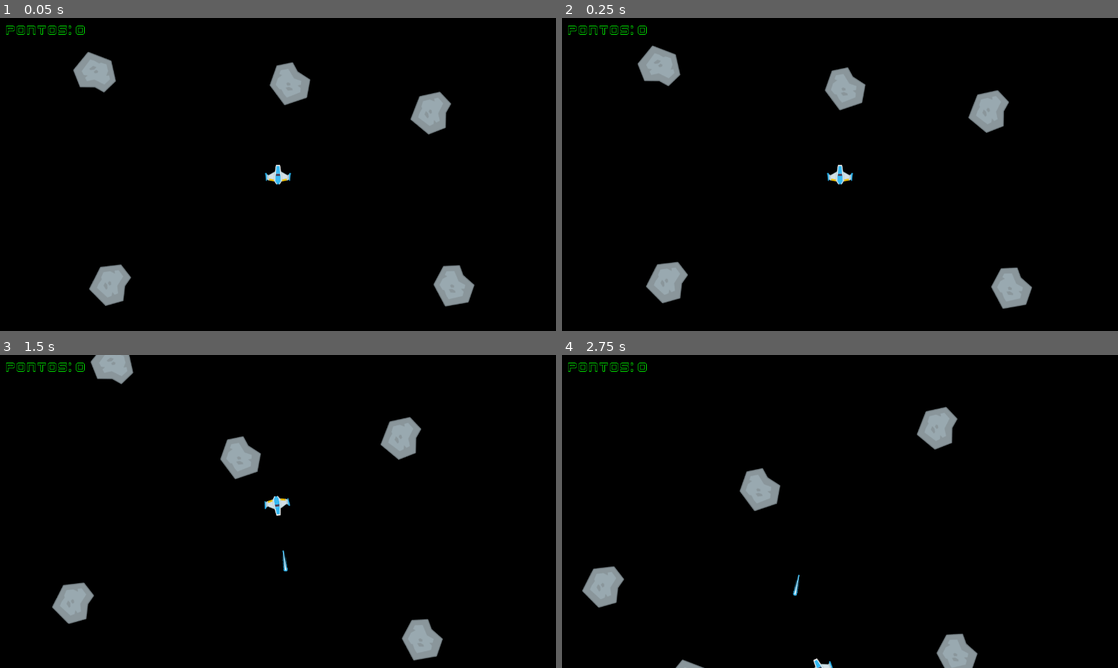
Above: before the commit, frames 1-4 (two rows, left to right).
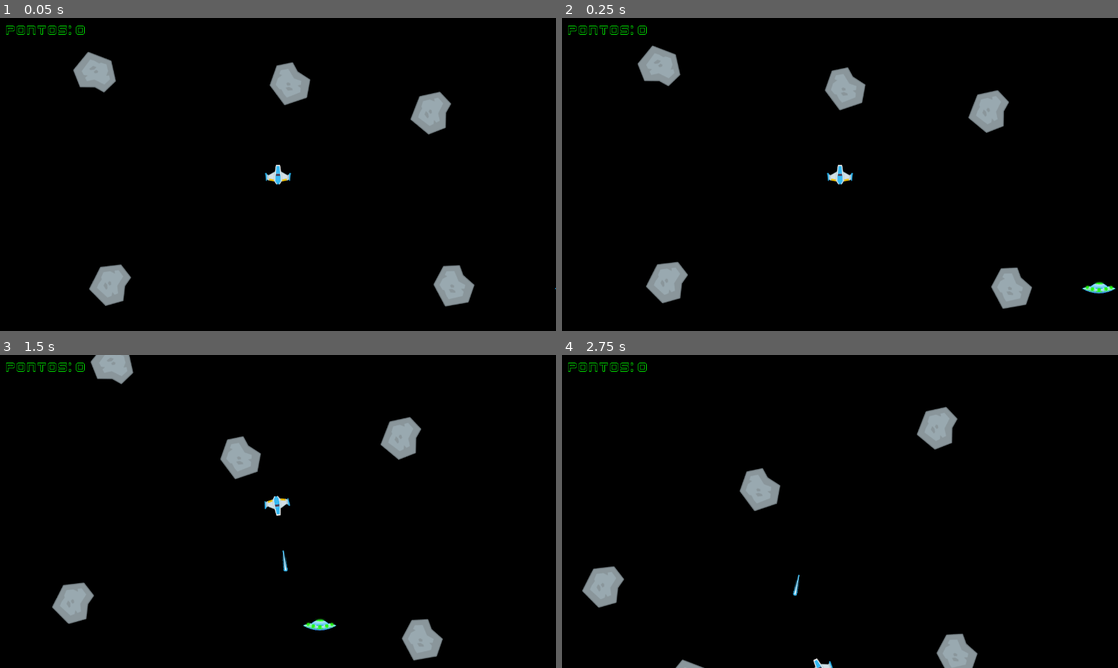
Above: after the commit, the same moments.

Repository: VinnyPC/Godot-uninove
Game: Godot game, scene res://cenas/Game.tscn
Two runs of this game, one before a commit and one after it. Both use one fixed random seed, a clock stepped at 60 frames per second and the inputs below.
Inputs:
- Up to frame 1 (0.05 s): no input
- Up to frame 2 (0.25 s): no input
- Up to frame 3 (1.5 s): hold D (girar_direita) 0.53-1.28 s; tap Space (atirar) at 0.6, 1.35 s; hold S (mover_tras) from 1.28 s (still down)
- Up to frame 4 (2.75 s): release S (mover_tras) at 2.03 s; hold D (girar_direita) from 2.03 s (still down); tap Space (atirar) at 2.1 s

The runs differ from the first frame. In frame 1, less than 0.1% of the frame differs, in the area x 99-100%, y 86-87%; in frame 2, 0.1%, in the area x 93-100%, y 84-88%; in frame 3, 0.1%; in frame 4, nothing differs.

Commit message:
criação de um ufo que passa pela tela em um tempo aleatorio

Diff:
--- a/cenas/Laser.tscn
+++ b/cenas/Laser.tscn
@@ -10,7 +10,7 @@
 [node name="Laser" type="Area2D"]
 position = Vector2( 0, -1 )
 collision_layer = 8
-collision_mask = 5
+collision_mask = 21
 script = ExtResource( 1 )
 
 [node name="VisibilityNotifier2D" type="VisibilityNotifier2D" parent="."]
--- /dev/null
+++ b/cenas/UFO.tscn
@@ -0,0 +1,23 @@
+[gd_scene load_steps=4 format=2]
+
+[ext_resource path="res://assets/PNG/Enemies/ufo.png" type="Texture" id=1]
+[ext_resource path="res://scripts/UFO.gd" type="Script" id=2]
+
+[sub_resource type="RectangleShape2D" id=1]
+extents = Vector2( 39, 13.5 )
+
+[node name="UFO" type="Area2D"]
+collision_layer = 16
+collision_mask = 9
+script = ExtResource( 2 )
+
+[node name="Sprite" type="Sprite" parent="."]
+position = Vector2( 6, -4 )
+scale = Vector2( 0.145, 0.145 )
+texture = ExtResource( 1 )
+
+[node name="CollisionShape2D" type="CollisionShape2D" parent="."]
+position = Vector2( 6, -0.5 )
+shape = SubResource( 1 )
+
+[connection signal="body_entered" from="." to="." method="_on_UFO_body_entered"]
--- a/project.godot
+++ b/project.godot
@@ -18,10 +18,16 @@
 "class": "Player",
 "language": "GDScript",
 "path": "res://scripts/Player.gd"
+}, {
+"base": "Area2D",
+"class": "UFO",
+"language": "GDScript",
+"path": "res://scripts/UFO.gd"
 } ]
 _global_script_class_icons={
 "Asteroid": "",
-"Player": ""
+"Player": "",
+"UFO": ""
 }
 
 [application]
@@ -73,6 +79,7 @@
 2d_physics/layer_2="player"
 2d_physics/layer_3="asteroid"
 2d_physics/layer_4="projectile"
+2d_physics/layer_5="ufo"
 
 [physics]
 
--- a/scripts/Game.gd
+++ b/scripts/Game.gd
@@ -6,12 +6,15 @@
 onready var score_label = $UI/hud/Label
 onready var hud = $UI/hud
 onready var game_over_screen = $UI/GameOverScreen
+onready var ufo = $UFO
 
 var asteroid_scene = preload("res://cenas/Asteroid.tscn")
+var ufo_scene = preload("res://cenas/UFO.tscn")
 var score := 0
 
 var lives = 1
 func _ready():
+	_spawn_ufo()
 	game_over_screen.visible = false
 	score = 0
 	lives = 1
@@ -22,6 +25,13 @@
 
 func _on_player_laser_shot(laser):
 	lasers.add_child(laser)
+
+func _spawn_ufo():
+	var ufo_instance = ufo_scene.instance()
+	add_child(ufo_instance)
+	# Posiciona o UFO fora da tela inicialmente
+	ufo_instance.position = Vector2(get_viewport().size.x + 50, rand_range(0, get_viewport().size.y))
+	ufo_instance.show()
 
 func _on_asteroid_exploded(pos, size):
 	for i in range(2):
--- a/scripts/Laser.gd
+++ b/scripts/Laser.gd
@@ -16,3 +16,7 @@
 		var asteroid = area
 		asteroid.explode()
 		queue_free()
+	elif area is UFO:
+		var ufo = area
+		ufo.die()
+		queue_free()
--- /dev/null
+++ b/scripts/UFO.gd
@@ -0,0 +1,57 @@
+class_name UFO extends Area2D
+
+#velocidade do UFO
+export var speed: float = 400.0
+#timer max e min para o ufo
+export var min_interval: float = 20.0
+export var max_interval: float = 30.0
+onready var Laser = get_node_or_null("res://cenas/Laser.tscn")
+
+# Tamanho da tela
+var screen_size: Vector2
+
+# Timer pra controlar o tempo q o ufo aparece
+var ufo_timer: Timer
+
+func _ready():
+	#encontra o tamanho da tela
+	screen_size = get_viewport_rect().size
+
+	# timer pra controlar o spawn do ufo
+	ufo_timer = Timer.new()
+	add_child(ufo_timer)
+	ufo_timer.connect("timeout", self, "_on_UFO_timer_timeout")
+
+	#sinal de colisao do UFO
+	connect("body_entered", self, "_on_body_entered")
+
+	_reset_timer()
+
+#quando o timer termina
+func _on_UFO_timer_timeout():
+	_spawn_ufo()
+	_reset_timer()
+
+#redefinir o timer com um intervalo aleatório
+func _reset_timer():
+	ufo_timer.start(rand_range(min_interval, max_interval))
+
+#spawnar o UFO fora da tela
+func _spawn_ufo():
+	position = Vector2(screen_size.x + 50, rand_range(0, screen_size.y))
+	show()
+
+func _process(delta):
+	position.x -= speed * delta
+
+	# Verifica se o UFO saiu da tela pela esquerda
+	if position.x < -self.get_node("Sprite").texture.get_size().x:
+		hide()
+		position.x = screen_size.x + 50
+
+func _on_UFO_body_entered(body):
+	if (body.name=="Laser"):
+		die()
+
+func die():
+	queue_free()
Binary file removed: assets/PNG/Enemies/enemyBlack1.png
Not shown, removed: assets/PNG/Enemies/enemyBlack1.png.import
Binary file removed: assets/PNG/Enemies/enemyBlack2.png
Not shown, removed: assets/PNG/Enemies/enemyBlack2.png.import
Binary file removed: assets/PNG/Enemies/enemyBlack3.png
Not shown, removed: assets/PNG/Enemies/enemyBlack3.png.import
Binary file removed: assets/PNG/Enemies/enemyBlack4.png
Not shown, removed: assets/PNG/Enemies/enemyBlack4.png.import
Binary file removed: assets/PNG/Enemies/enemyBlack5.png
Not shown, removed: assets/PNG/Enemies/enemyBlack5.png.import
Binary file removed: assets/PNG/Enemies/enemyBlue1.png
Not shown, removed: assets/PNG/Enemies/enemyBlue1.png.import
(and 30 more such lines)
